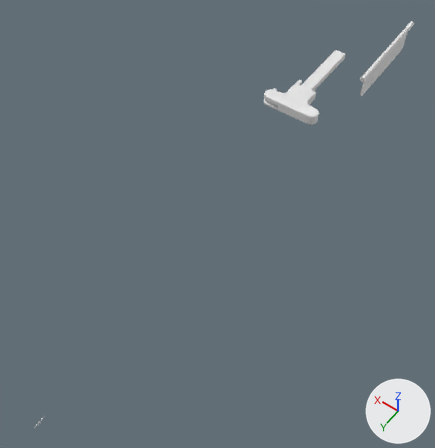
Renders of the OBJ model rc/model/m4a1.obj from each side of a commit.
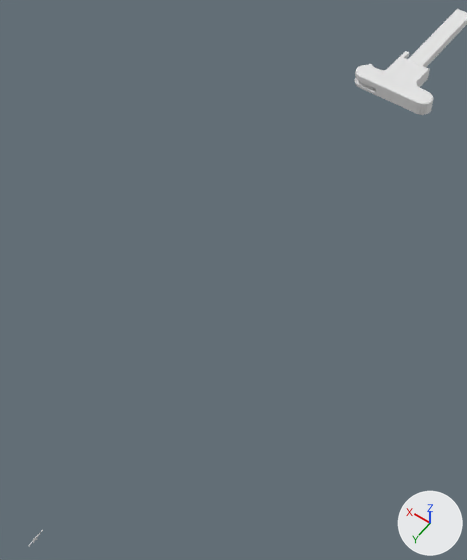
The first picture shows the older version from a 50 mm lens placed at (-16.6, 4.0, 36.7), pointed at (0.4, -19.8, -0.7). The close-ups show both versions on the part from 3% to 79% of the width and 10% to 98% of the height of that picture; other places that the commit changed are outside them. Every picture has the same lights, and +X, +Y and +Z are marked at lower right. Where no turn or scale is listed for an object, it has been applied to the vertices. Vertices at the same position are counted once.

The scene before the commit, as lines of its bpy script (objects in view):
```python
me_bolt = bpy.data.meshes.new('Bolt')
me_bolt.from_pydata(...)  # 192 vertices, 380 faces; spans x -2.41..2.41, y -37.45..-28.68, z 4.45..5.28
ob_bolt = bpy.data.objects.new('Bolt', me_bolt)
ob_bolt.location = (0.0, 0.0, 0.0)
```
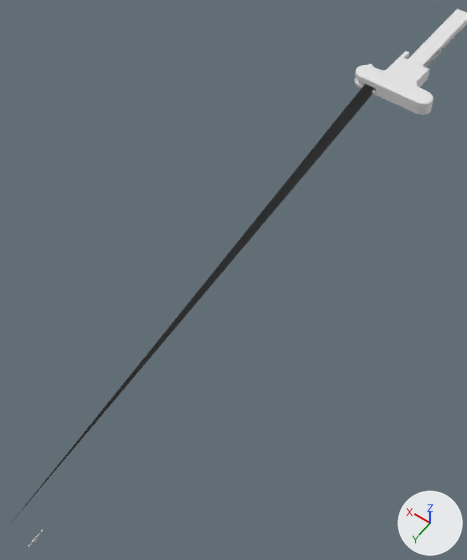
Pixel boxes [x1, y1, x2, y2] of what changed, in the close-ups (467 x 560 px; the box of a moved part takes in the faces that stretch with it):
'Bolt', reshaped: before [355, 9, 467, 115]; after [11, 9, 467, 523]
part 1 of me_bolt, moved or reshaped: before [423, 25, 466, 67]; after [11, 84, 374, 523]

What the commit changed:
me_bolt is used by ob_bolt; location (0.0, 0.0, 0.0).
me_bolt had 192 vertices, 380 faces and spanned x -2.41..2.41, y -37.45..-28.68, z 4.45..5.28.
me_bolt now has 191 vertices, 377 faces and spans x -2.41..2.41, y -37.45..0.0, z 0.0..5.28.
Part 1, on me_bolt:
2 vertices are removed from x 1.33, y -30.1, z 4.61..4.91.
11 faces are deleted.
1 vertex is added at (1.35, 0.0, 0.0).
8 new faces join them.
